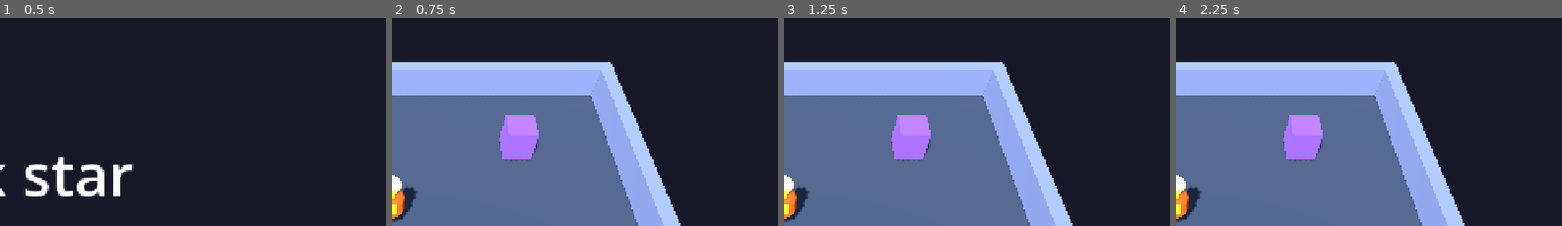
Above: before the commit, frames 1-4 (left to right).
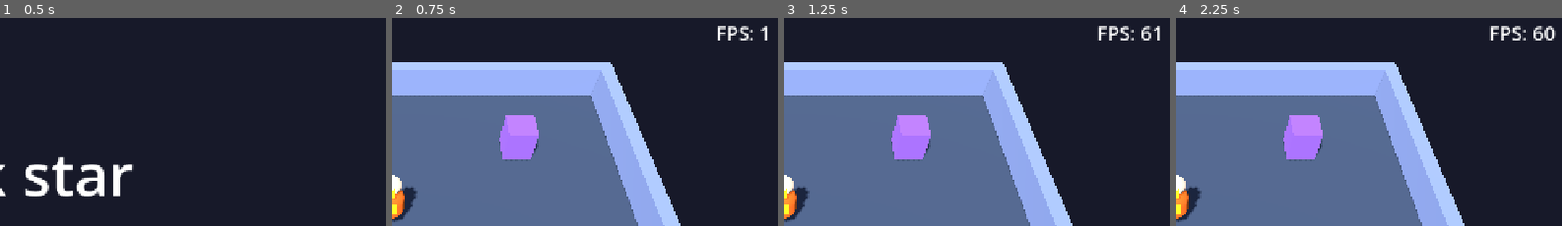
Above: after the commit, the same moments.

Repository: martinnordio/hack_star
Game: Godot game, scene res://scenes/start_screen.tscn
Two runs of this game, one before a commit and one after it. Both use one fixed random seed, a clock stepped at 60 frames per second and the inputs below.
Inputs:
- Up to frame 1 (0.5 s): no input
- Up to frame 2 (0.75 s): click "Play" at 0.5 s
- Up to frame 3 (1.25 s): no input
- Up to frame 4 (2.25 s): click "Back" at 1.25 s; click "Play" at 2 s
The pictures show only the part of the screen within x 50-100%, y 1-51%; the shares and areas given below are measured in that part.

Frame 1 is identical in both runs. In frame 2, 0.5% of the frame differs, in the area x 84-98%, y 3-11%; in frame 3, 0.6%; in frame 4, 0.7%, in the area x 81-99%, y 3-11%.

Commit message:
Step 4: Web export and play in the browser
iPad check by the author still open.

Co-authored-by: Copilot <223556219+Copilot@users.noreply.github.com>

Diff:
--- a/hack_star_godot/scenes/arena.gd
+++ b/hack_star_godot/scenes/arena.gd
@@ -19,20 +19,33 @@
 ## Free border around the arena as a share of the screen; more at the top for the Back button.
 const FRAME_MARGIN: float = 0.03
 const FRAME_TOP_MARGIN: float = 0.12
+## The FPS label (only while the first game is being checked) refreshes this often.
+const FPS_LABEL_INTERVAL: float = 0.25
 
 ## When false, the fighter keeps the `input_direction` set from outside (tests).
 var read_player_input: bool = true
+
+var _fps_timer: float = 0.0
 
 @onready var _fighter: Fighter = $Fighter
 @onready var _camera: Camera3D = $Camera
 @onready var _joystick: TouchJoystick = $Hud/TouchJoystick
 @onready var _back_button: Button = $Hud/BackButton
+@onready var _fps_label: Label = $Hud/FpsLabel
 
 
 func _ready() -> void:
 	_back_button.pressed.connect(_on_back_pressed)
 	get_viewport().size_changed.connect(_frame_camera)
 	_frame_camera()
+	_update_fps_label()
+
+
+func _process(delta: float) -> void:
+	_fps_timer += delta
+	if _fps_timer >= FPS_LABEL_INTERVAL:
+		_fps_timer = 0.0
+		_update_fps_label()
 
 
 func _physics_process(_delta: float) -> void:
@@ -69,3 +82,7 @@
 
 func _on_back_pressed() -> void:
 	get_tree().change_scene_to_file(START_SCREEN)
+
+
+func _update_fps_label() -> void:
+	_fps_label.text = "FPS: %d" % Engine.get_frames_per_second()
--- a/hack_star_godot/scenes/arena.tscn
+++ b/hack_star_godot/scenes/arena.tscn
@@ -206,3 +206,16 @@
 offset_right = 272.0
 offset_bottom = -32.0
 grow_vertical = 0
+
+[node name="FpsLabel" type="Label" parent="Hud"]
+anchors_preset = 1
+anchor_left = 1.0
+anchor_right = 1.0
+offset_left = -204.0
+offset_top = 24.0
+offset_right = -24.0
+offset_bottom = 70.0
+grow_horizontal = 0
+theme_override_font_sizes/font_size = 32
+text = "FPS: 0"
+horizontal_alignment = 2
--- a/hack_star_godot/tests/test_arena.gd
+++ b/hack_star_godot/tests/test_arena.gd
@@ -44,6 +44,13 @@
 	assert_not_null(_arena.get_node("Hud/TouchJoystick"))
 
 
+func test_arena_has_fps_label_top_right() -> void:
+	var label: Label = _arena.get_node("Hud/FpsLabel")
+	assert_true(label.text.begins_with("FPS: "), "label shows the frame rate")
+	assert_eq(label.anchor_left, 1.0, "label is anchored to the right")
+	assert_eq(label.anchor_top, 0.0, "label is anchored to the top")
+
+
 func test_fighter_stops_at_east_wall() -> void:
 	var fighter: Fighter = _arena.get_node("Fighter")
 	_arena.read_player_input = false
Not shown, added: hack_star_godot/export_presets.cfg
Not shown, changed: hack_star_godot/.specs/features/2026_11_21_01_godot_setup_and_first_game_spec.md
Not shown, added: hack_star_godot/tools/export_web.ps1
Not shown, added: hack_star_godot/tools/serve_web.ps1
